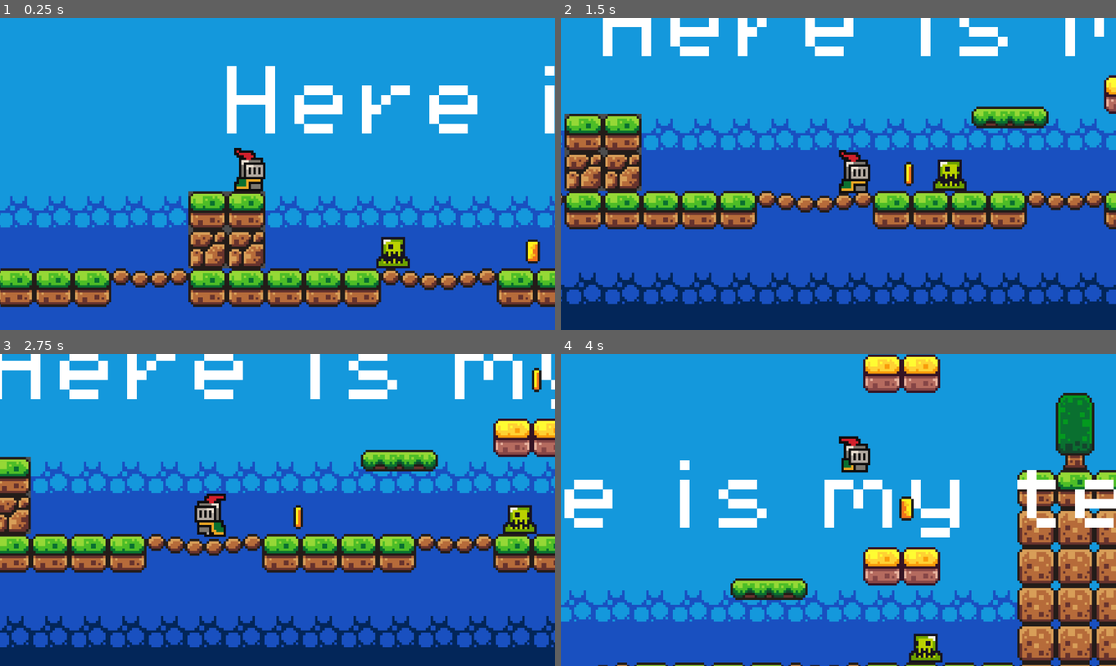
Above: before the commit, frames 1-4 (two rows, left to right).
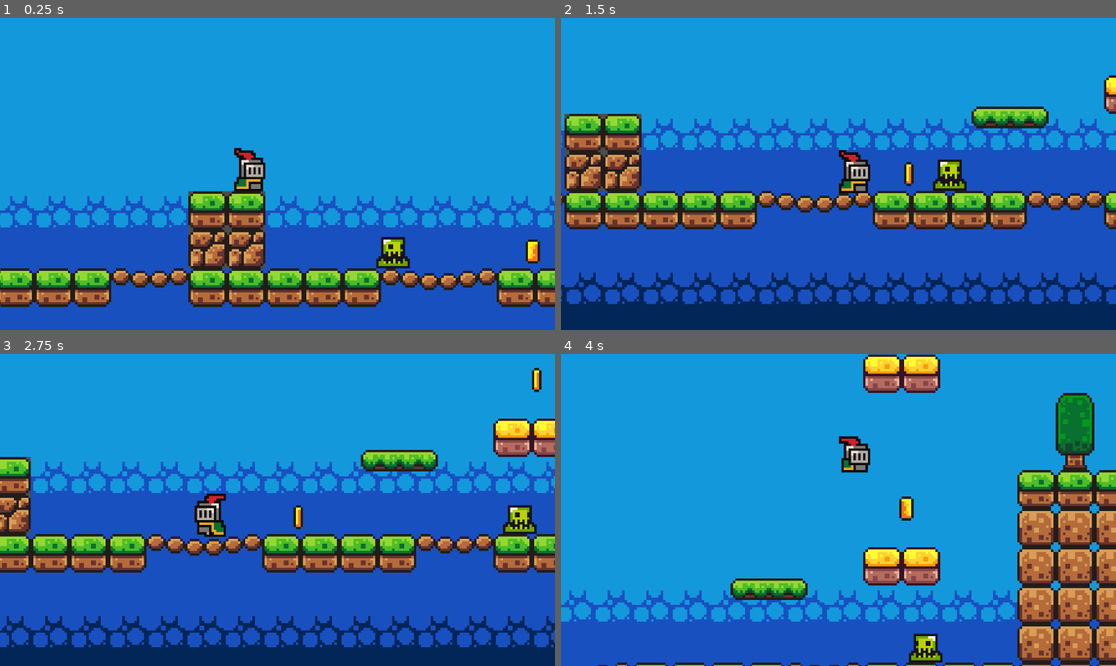
Above: after the commit, the same moments.

Repository: heliosalesjr/brackeys
Game: Godot game, scene res://scenes/game.tscn
The game is run twice, just before and just after one commit, with the same random seed, the same clock (stepped at 60 frames per second) and the same inputs. Sound files missing from this copy of the repository are replaced by a short silence.
Inputs:
- Up to frame 1 (0.25 s): no input
- Up to frame 2 (1.5 s): hold Right (move_right) from 0.53 s (still down); tap Up (jump) at 0.77 s
- Up to frame 3 (2.75 s): tap Up (jump) at 1.52 s; release Right (move_right) at 2.03 s; hold Left (move_left) from 2.03 s (still down)
- Up to frame 4 (4 s): release Left (move_left) at 2.78 s; hold Right (move_right) from 2.78 s (still down); tap Up (jump) at 3.02, 3.77 s

The runs differ from the first frame. In frame 1, 3.4% of the frame differs, in the area x 40-100%, y 15-38%; in frame 2, 3.1%; in frame 3, 4.3%; in frame 4, 4.7%, in the area x 0-100%, y 34-59%.

Commit message:
win zone

Diff:
--- a/scenes/game.tscn
+++ b/scenes/game.tscn
@@ -8,6 +8,7 @@
 [ext_resource type="PackedScene" uid="uid://cgmabaggxmb44" path="res://scenes/kill_zone.tscn" id="5_63xcr"]
 [ext_resource type="PackedScene" uid="uid://d4jsnd2behiu6" path="res://scenes/green_slime.tscn" id="6_j0eih"]
 [ext_resource type="FontFile" uid="uid://dgvg3y7q8lbi1" path="res://assets/fonts/PixelOperator8.ttf" id="7_cyq1w"]
+[ext_resource type="PackedScene" uid="uid://g2oui810smr2" path="res://scenes/win_zone.tscn" id="9_vjw5r"]
 
 [sub_resource type="TileSetAtlasSource" id="TileSetAtlasSource_44wh4"]
 texture = ExtResource("2_8pncj")
@@ -491,6 +492,9 @@
 "move_up": SubResource("Animation_31i3i")
 }
 
+[sub_resource type="CircleShape2D" id="CircleShape2D_igbwa"]
+radius = 22.1359
+
 [node name="Game" type="Node2D"]
 
 [node name="GameManager" type="Node" parent="."]
@@ -561,6 +565,7 @@
 position = Vector2(406, 516)
 
 [node name="Label" type="Label" parent="."]
+visible = false
 offset_left = 348.0
 offset_top = 444.0
 offset_right = 543.0
@@ -568,3 +573,11 @@
 theme_override_fonts/font = ExtResource("7_cyq1w")
 theme_override_font_sizes/font_size = 32
 text = "Here is my text"
+
+[node name="WinZone" parent="." instance=ExtResource("9_vjw5r")]
+position = Vector2(489, 514)
+collision_mask = 2
+
+[node name="CollisionShape2D2" type="CollisionShape2D" parent="WinZone"]
+position = Vector2(1, 0)
+shape = SubResource("CircleShape2D_igbwa")
--- /dev/null
+++ b/scenes/menu.tscn
@@ -0,0 +1,17 @@
+[gd_scene load_steps=3 format=3 uid="uid://byhs3733g4lkf"]
+
+[ext_resource type="FontFile" uid="uid://skkun3w7f0fw" path="res://assets/fonts/PixelOperator8-Bold.ttf" id="1_p0o6d"]
+
+[sub_resource type="LabelSettings" id="LabelSettings_2it8f"]
+font = ExtResource("1_p0o6d")
+font_size = 54
+
+[node name="Menu" type="Node2D"]
+
+[node name="Label" type="Label" parent="."]
+offset_left = 631.0
+offset_top = 271.0
+offset_right = 709.0
+offset_bottom = 287.0
+text = "MENU!"
+label_settings = SubResource("LabelSettings_2it8f")
--- /dev/null
+++ b/scenes/win_zone.gd
@@ -0,0 +1,6 @@
+extends Area2D
+
+func _on_body_entered(body):
+	if body.name == "Player":
+		# Faça o que você quer fazer quando o jogador entra na zona de vitória
+		print("Player entrou na zona de vitória!")
--- /dev/null
+++ b/scenes/win_zone.tscn
@@ -0,0 +1,8 @@
+[gd_scene load_steps=2 format=3 uid="uid://g2oui810smr2"]
+
+[ext_resource type="Script" path="res://scenes/win_zone.gd" id="1_jnt5j"]
+
+[node name="WinZone" type="Area2D"]
+script = ExtResource("1_jnt5j")
+
+[connection signal="body_entered" from="." to="." method="_on_body_entered"]
Not shown: 1 places in scenes/game.tscn that only renumber resources
